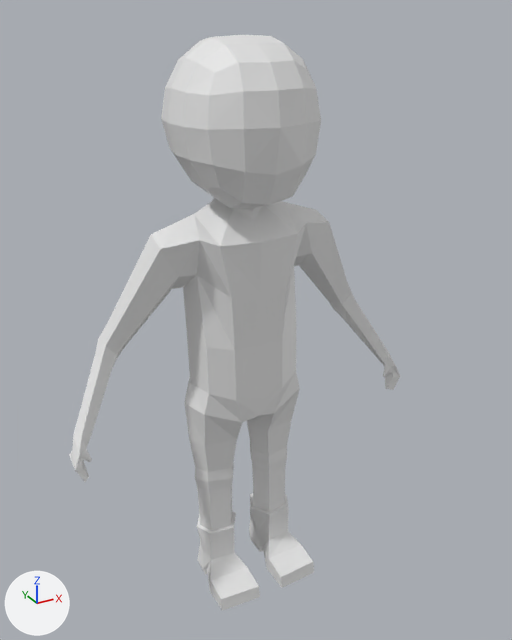
The Blender file Map/Assets/Models/Sumerians/Summerian_warrior/summerian_archer.blend, before and after one commit.
Camera for both pictures: a camera (50 mm lens) standing at (-1.076, -1.966, 0.998) and looking at (0.019, 0.026, 0.002). The lights are fixed; the arrows at lower left show +X, +Y and +Z.

In view in the first picture: 'sumerio'.
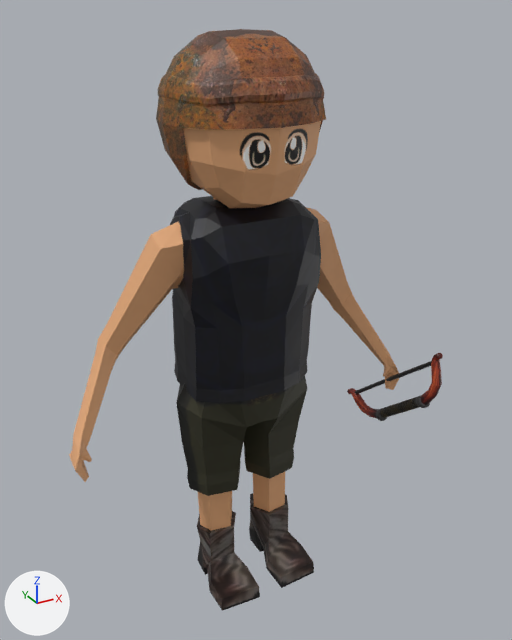
The change in detail:
Picture 'sumerio_archer_textures.jpg' (img_sumerio_archer_textures_jpg) is new.
Material 'sumerio_archer_textures.jpg' (mat_sumerio_archer_textures_jpg) is new.
Its texture is img_sumerio_archer_textures_jpg.
me_cube is used by ob_sumerio; location (-0.016, 0.065, 0.0); scale (0.14, 0.14, 0.14).
me_cube had 262 vertices, 251 faces and spanned x 0.0..4.7, y -1.77..1.37, z -7.65..6.62.
me_cube now has 3721 vertices, 3718 faces and spans x -4.7..4.7, y -2.55..1.79, z -7.65..6.72.
me_cube part 1: a new loose piece of 2274 vertices spanning x 4.29..4.65, y -2.55..1.32, z -4.25..-0.99, in mat_sumerio_archer_textures_jpg (picture img_sumerio_archer_textures_jpg).
me_cube part 2: a new loose piece of 183 vertices spanning x -1.75..1.75, y -1.35..1.25, z -1.61..3.07, in mat_sumerio_archer_textures_jpg (picture img_sumerio_archer_textures_jpg).
me_cube part 3: a new loose piece of 150 vertices spanning x -1.84..1.84, y -1.14..1.21, z -4.66..-1.38, in mat_sumerio_archer_textures_jpg (picture img_sumerio_archer_textures_jpg).
me_cube part 4: a new loose piece of 96 vertices spanning x 4.41..4.53, y -2.28..1.03, z -3.87..-1.26, in mat_sumerio_archer_textures_jpg (picture img_sumerio_archer_textures_jpg).
me_cube part 5: 756 vertices added at x -4.7..1.88, y -1.93..1.79, z -7.65..6.72.
me_cube part 6: 10 kept faces spanning x 0.62..1.77, y -1.2..1.33, z 3.62..6.58 get new texture (UV) coordinates.
me_cube part 7: 220 faces spanning x 0.0..4.7, y -1.61..1.33, z -7.65..6.58 switch from no material to mat_sumerio_archer_textures_jpg (picture img_sumerio_archer_textures_jpg).
Object 'sumerio' (ob_sumerio) loses its MIRROR modifier named 'Mirror'.
Modifier setting removed (it was use_clip = True).

Where the change shows, as pixel boxes [x1, y1, x2, y2] in the pictures (512 x 640 px):
'sumerio', reshaped, modifiers changed (13% wider): before [69, 35, 400, 611]; after [69, 29, 443, 611]
part 1 of me_cube, added: after [347, 353, 443, 421]
part 2 of me_cube, added (black): after [170, 196, 321, 403]
part 3 of me_cube, added (black): after [176, 376, 307, 496]
part 4 of me_cube, added: after [355, 361, 431, 394]
part 5 of me_cube, added (brown): after [69, 29, 326, 611]
part 6 of me_cube, surface changed: before [161, 37, 306, 177]
part 7 of me_cube, recoloured: before [69, 156, 400, 611]; after [249, 156, 399, 588]
